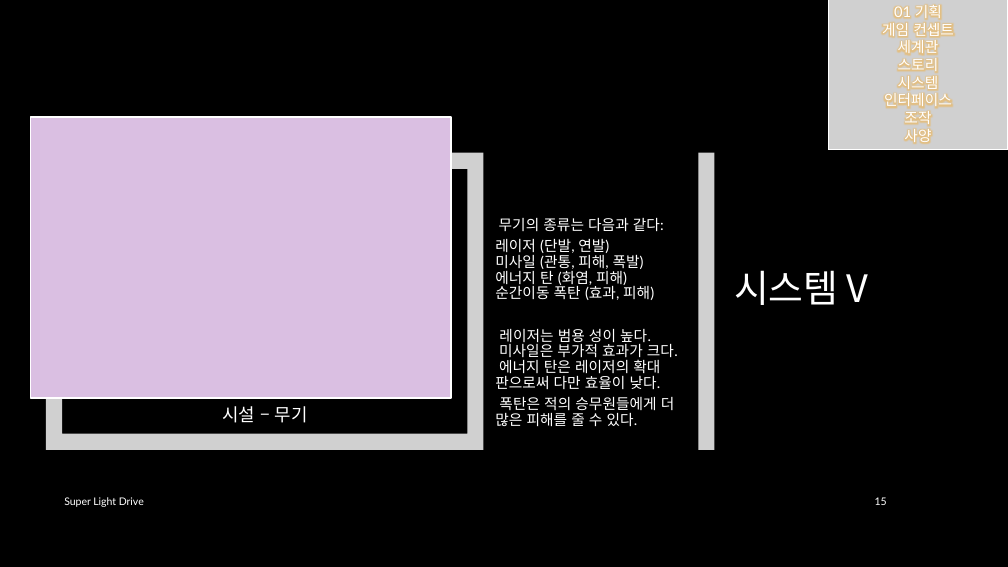
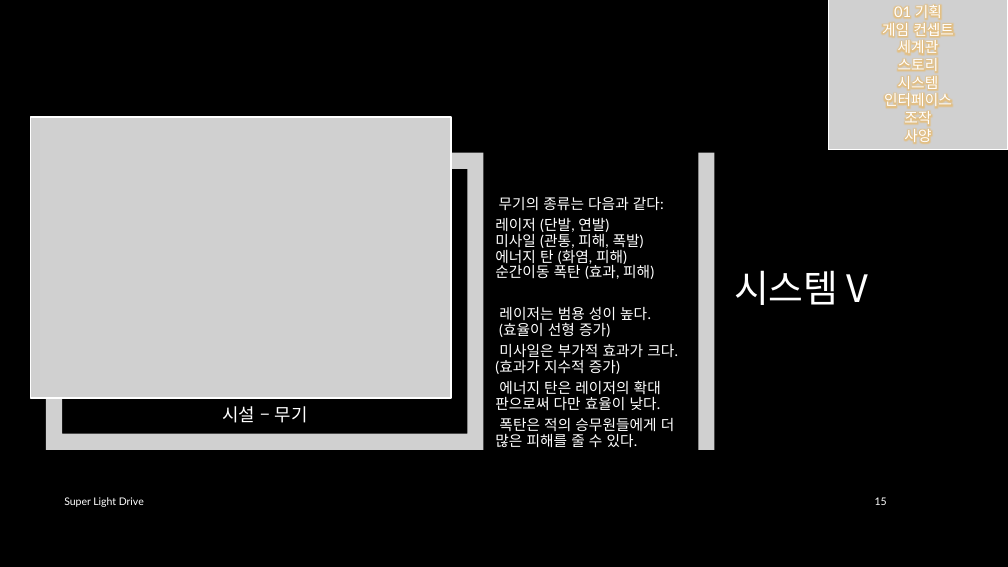
Before and after one commit to iconstudio/2017-Platformer, a slide deck: slide 15 of slides/SuperLightDrive_20171228.pptx. Drawn at 1008x567 pixels with LibreOffice and Linux fonts; fonts in the diff are those of the drawing; grey boxes stand for pictures; background and template pictures are left out. Boxes give left, top, right and bottom in pixels: in the first picture for what was removed or moved away, otherwise in the second. Text is boxed around its words. In the diff, an @@ line names an element or a change of style, - is before the commit and + after.

```diff
--- a/slides/SuperLightDrive_20171228.pptx
+++ b/slides/SuperLightDrive_20171228.pptx
@@ rectangle removed at bbox=[30, 117, 451, 399] @@
@@ picture added at bbox=[30, 117, 451, 399] @@
@@ text at bbox=[495, 307, 678, 410]: text changed @@
-레이저는 범용 성이 높다.
-미사일은 부가적 효과가 크다.
-에너지 탄은 레이저의 확대 판으로써 다만 효율이 낮다.
+레이저는 범용 성이 높다.
+(효율이 선형 증가)
+미사일은 부가적 효과가 크다.
+(효과가 지수적 증가)
+에너지 탄은 레이저의 확대 판으로써 다만 효율이 낮다.
```
Also in this commit, not shown: 6 other slides changed.
